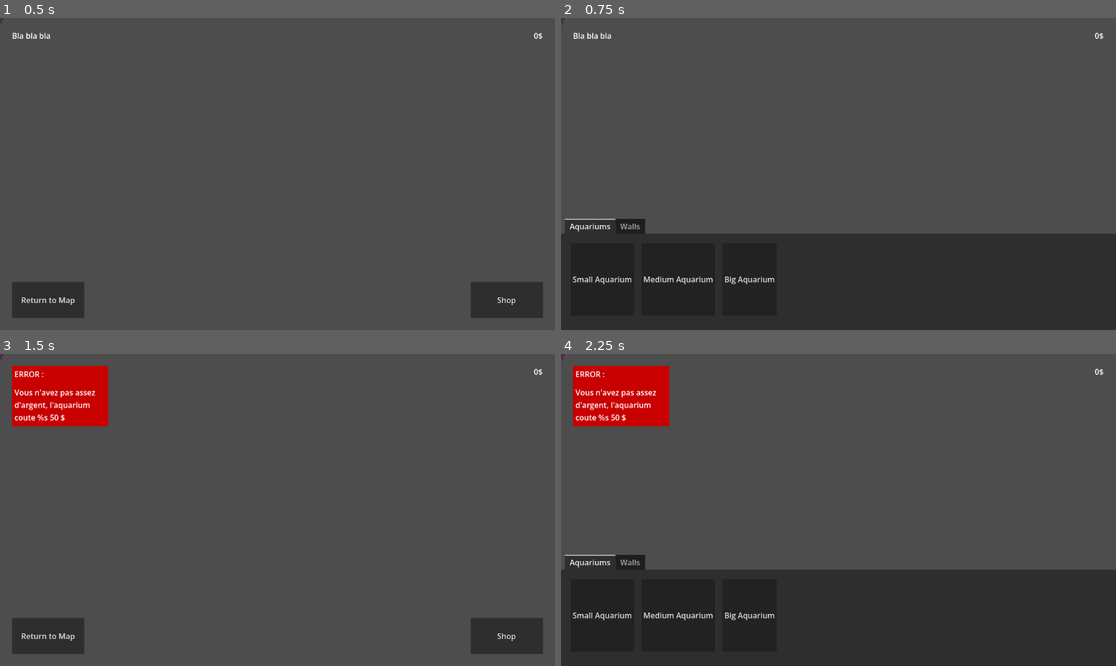
Above: before the commit, frames 1-4 (two rows, left to right).
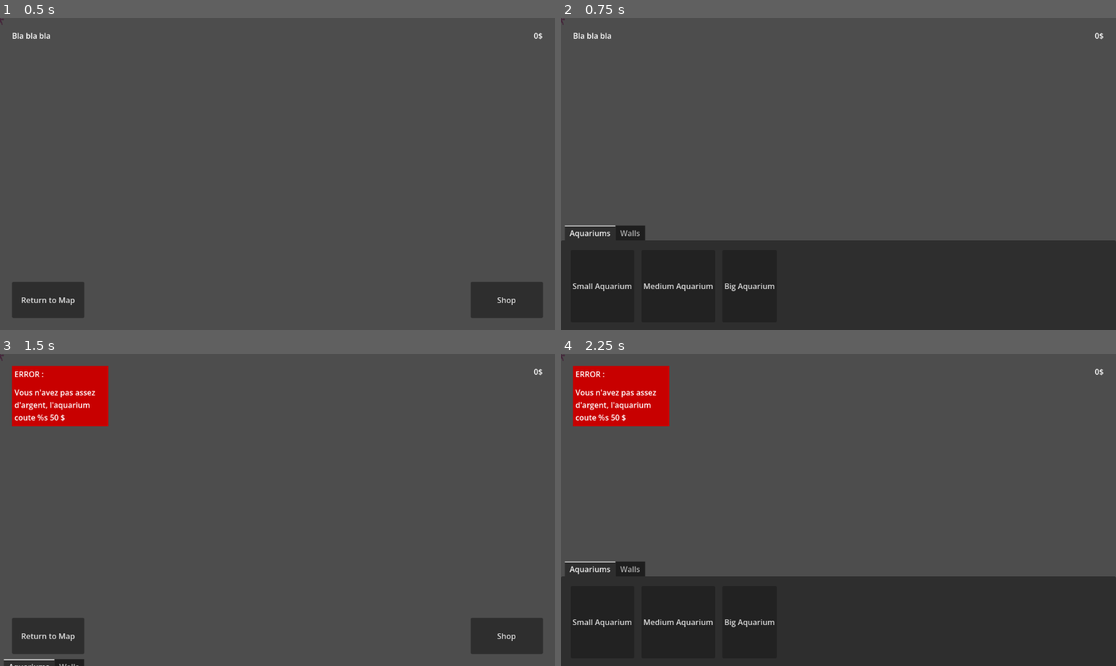
Above: after the commit, the same moments.

Repository: LeSaintRizBleu/poisson
Game: Godot game, scene res://core/aquarium/Aquarium.tscn
The game is run twice, just before and just after one commit, with the same random seed, the same clock (stepped at 60 frames per second) and the same inputs. The engine's default icon, where the game draws it, is replaced by a stand-in: a white triangle on a blue panel in a dark square.
Inputs:
- Up to frame 1 (0.5 s): no input
- Up to frame 2 (0.75 s): click "Shop" at 0.5 s
- Up to frame 3 (1.5 s): click "Small Aquarium" at 1.25 s
- Up to frame 4 (2.25 s): click "Shop" at 2 s

Frame 1 is identical in both runs. In frame 2, 2.9% of the frame differs, in the area x 0-100%, y 64-88%; in frame 3, 0.3%; in frame 4, 2.9%.

Commit message:
better shop animation

Diff:
--- a/core/ui/aquariumShop/AquariumShop.gd
+++ b/core/ui/aquariumShop/AquariumShop.gd
@@ -3,11 +3,29 @@
 
 signal create_structure_from_shop
 
+@onready var height: float = size.y
+var current_tween: Tween
+
 func open() -> void:
+	await _wait_for_current_animation()
+	position.y += height
 	show()
+	await _create_move_tween(position.y - height)
 
 func close() -> void:
+	await _wait_for_current_animation()
+	await _create_move_tween(position.y + height)
 	hide()
+	position.y -= height
+
+func _create_move_tween(target: float) -> void:
+	current_tween = create_tween()
+	current_tween.tween_property(self, "position:y", target, 0.3).set_ease(Tween.EASE_OUT).set_trans(Tween.TRANS_CUBIC)
+	await current_tween.finished
 
 func _on_aquarium_shop_button_shop_button_pressed(type: Structure) -> void:
 	create_structure_from_shop.emit(type)
+
+func _wait_for_current_animation() -> void:
+	if current_tween and current_tween.is_running():
+		await current_tween.finished
